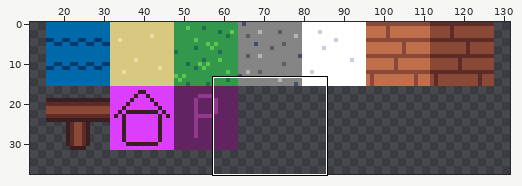
Edited in one commit: pixel-art file (aseprite/inventory.aseprite). The first picture is a wide view before the edit; the outline marks the close-up.
Close-up. The starting point:
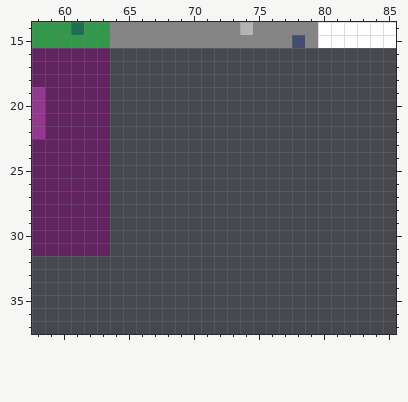
240x48 pixels, 1 frame. Shown: x 58..85, y 14..37. The wide view leaves out empty margins.
After:
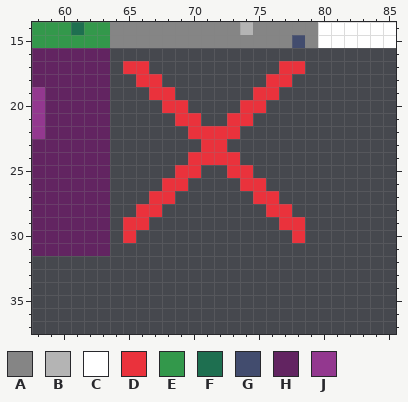
Palette (. is transparent): A #858585  B #b4b4b4  C #ffffff  D #ea323c  E #33984b  F #1e6f50  G #424c6e  H #622461  J #93388f
The exact change:
{"y":17,"x":65,"old":"..","new":"DD"}
{"y":17,"x":77,"old":"..","new":"DD"}
{"y":18,"x":66,"old":"..","new":"DD"}
{"y":18,"x":76,"old":"..","new":"DD"}
{"y":19,"x":67,"old":"..","new":"DD"}
{"y":19,"x":75,"old":"..","new":"DD"}
{"y":20,"x":68,"old":"..","new":"DD"}
{"y":20,"x":74,"old":"..","new":"DD"}
{"y":21,"x":69,"old":"..","new":"DD"}
{"y":21,"x":73,"old":"..","new":"DD"}
{"y":22,"x":70,"old":"....","new":"DDDD"}
{"y":23,"x":71,"old":"..","new":"DD"}
{"y":24,"x":70,"old":"....","new":"DDDD"}
{"y":25,"x":69,"old":"..","new":"DD"}
{"y":25,"x":73,"old":"..","new":"DD"}
{"y":26,"x":68,"old":"..","new":"DD"}
{"y":26,"x":74,"old":"..","new":"DD"}
{"y":27,"x":67,"old":"..","new":"DD"}
{"y":27,"x":75,"old":"..","new":"DD"}
{"y":28,"x":66,"old":"..","new":"DD"}
{"y":28,"x":76,"old":"..","new":"DD"}
{"y":29,"x":65,"old":"..","new":"DD"}
{"y":29,"x":77,"old":"..","new":"DD"}
{"y":30,"x":65,"old":".","new":"D"}
{"y":30,"x":78,"old":".","new":"D"}
{"label":"added","picture_box":[123,61,305,243]}
